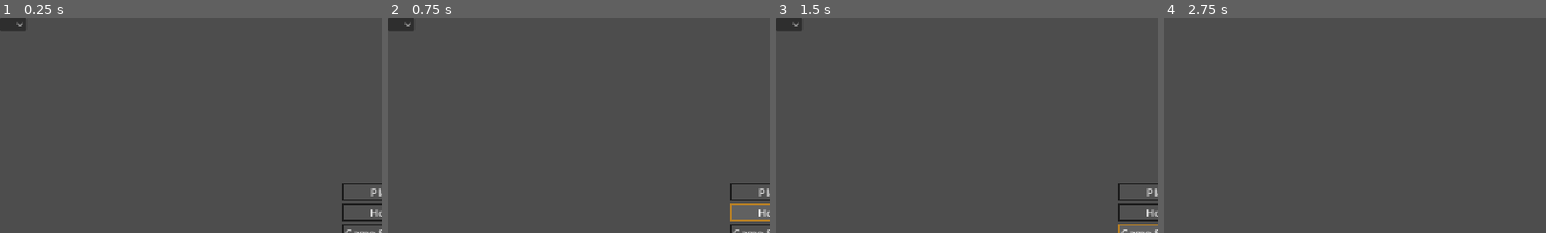
Above: before the commit, frames 1-4 (left to right).
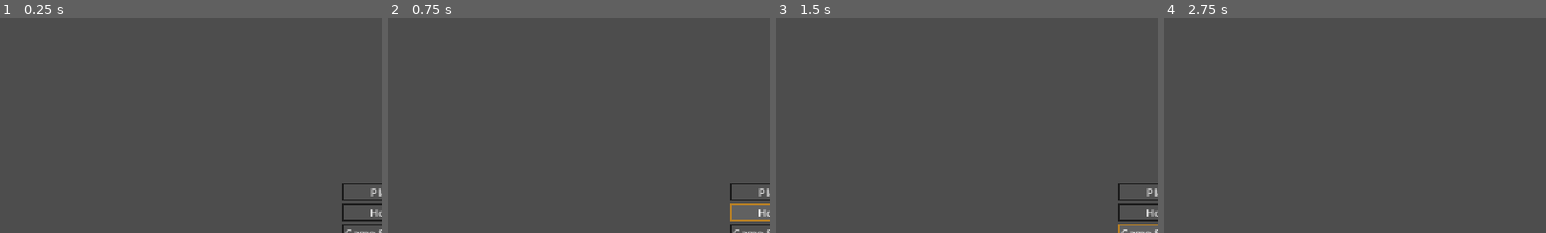
Above: after the commit, the same moments.

Repository: yeet230/multiplayer-base
Game: Godot game, scene res://Scenes/3D/Levels/Game.tscn
The game is run twice, just before and just after one commit, with the same random seed, the same clock (stepped at 60 frames per second) and the same inputs.
Inputs:
- Up to frame 1 (0.25 s): no input
- Up to frame 2 (0.75 s): click "Host" at 0.5 s
- Up to frame 3 (1.5 s): click "Game Settings" at 1.25 s
- Up to frame 4 (2.75 s): click "DevLevel" at 2 s
The pictures show only the part of the screen within x 0-50%, y 0-50%; the shares and areas given below are measured in that part.

The runs differ from the first frame. In frame 1, 0.4% of the frame differs, in the area x 0-7%, y 0-6%; in frame 2, 0.4%; in frame 3, 0.4%; in frame 4, nothing differs.

Commit message:
Centralize enums and add host setup scene
Move shared server, player, map, error, and weapon enums into the Enum class and update references. Add an initial host setup scene with a map selector and reorganize the main menu.

Diff:
--- /dev/null
+++ b/Scenes/2D/Menu's/HostMenuSetup.tscn
@@ -0,0 +1,27 @@
+[gd_scene format=3 uid="uid://d0okxry2sj1hu"]
+
+[ext_resource type="Script" uid="uid://defv8fl3bnyrk" path="res://Scripts/Menu's/HostmenuSetup.gd" id="1_kv2et"]
+
+[node name="Control" type="Control" unique_id=2097086261]
+layout_mode = 3
+anchors_preset = 15
+anchor_right = 1.0
+anchor_bottom = 1.0
+grow_horizontal = 2
+grow_vertical = 2
+script = ExtResource("1_kv2et")
+
+[node name="VBoxContainer" type="VBoxContainer" parent="." unique_id=1954890131]
+layout_mode = 0
+offset_right = 40.0
+offset_bottom = 40.0
+
+[node name="Map" type="OptionButton" parent="VBoxContainer" unique_id=866651488]
+layout_mode = 2
+
+[node name="OptionButton2" type="OptionButton" parent="VBoxContainer" unique_id=1418073862]
+layout_mode = 2
+
+[node name="Button" type="Button" parent="VBoxContainer" unique_id=1426162596]
+layout_mode = 2
+text = "Host"
--- a/Scenes/2D/Menu's/MainMenu.tscn
+++ b/Scenes/2D/Menu's/MainMenu.tscn
@@ -11,7 +11,10 @@
 
 [node name="MenuItems" type="CanvasLayer" parent="." unique_id=1925073819]
 
-[node name="Menu" type="Control" parent="MenuItems" unique_id=1640040799]
+[node name="ClientMenu" parent="MenuItems" unique_id=484369215 instance=ExtResource("2_eiy7p")]
+visible = false
+
+[node name="MainMenu" type="Control" parent="MenuItems" unique_id=1640040799]
 layout_mode = 3
 anchors_preset = 15
 anchor_right = 1.0
@@ -20,7 +23,7 @@
 grow_vertical = 2
 theme = ExtResource("1_0nft5")
 
-[node name="MainMenu" type="VBoxContainer" parent="MenuItems/Menu" unique_id=696036975]
+[node name="MainMenuVBox" type="VBoxContainer" parent="MenuItems/MainMenu" unique_id=696036975]
 layout_mode = 1
 anchors_preset = 8
 anchor_left = 0.5
@@ -34,35 +37,28 @@
 grow_horizontal = 2
 grow_vertical = 2
 
-[node name="Play" type="Button" parent="MenuItems/Menu/MainMenu" unique_id=279220662]
+[node name="Play" type="Button" parent="MenuItems/MainMenu/MainMenuVBox" unique_id=279220662]
 layout_mode = 2
 text = "Play"
 
-[node name="Host" type="Button" parent="MenuItems/Menu/MainMenu" unique_id=418394136]
+[node name="Host" type="Button" parent="MenuItems/MainMenu/MainMenuVBox" unique_id=418394136]
 layout_mode = 2
 text = "Host"
 
-[node name="GameSettings" type="Button" parent="MenuItems/Menu/MainMenu" unique_id=1149132878]
+[node name="GameSettings" type="Button" parent="MenuItems/MainMenu/MainMenuVBox" unique_id=1149132878]
 layout_mode = 2
 text = "Game Settings"
 
-[node name="QuickJoin" type="Button" parent="MenuItems/Menu/MainMenu" unique_id=1839017426]
+[node name="QuickJoin" type="Button" parent="MenuItems/MainMenu/MainMenuVBox" unique_id=1839017426]
 layout_mode = 2
 text = "DevLevel"
 
-[node name="Quit" type="Button" parent="MenuItems/Menu/MainMenu" unique_id=1955174501]
+[node name="Quit" type="Button" parent="MenuItems/MainMenu/MainMenuVBox" unique_id=1955174501]
 layout_mode = 2
 text = "Quit
 "
 
-[node name="ClientMenu" parent="MenuItems/Menu" unique_id=484369215 instance=ExtResource("2_eiy7p")]
-visible = false
-layout_mode = 1
-
-[node name="OptionButton" type="OptionButton" parent="MenuItems" unique_id=31367981]
-item_count = 1
-popup/item_0/id = 0
-
-[connection signal="pressed" from="MenuItems/Menu/MainMenu/Play" to="." method="_on_play_pressed"]
-[connection signal="pressed" from="MenuItems/Menu/MainMenu/QuickJoin" to="." method="_on_quick_join_pressed"]
-[connection signal="pressed" from="MenuItems/Menu/MainMenu/Quit" to="." method="_on_quit_pressed"]
+[connection signal="pressed" from="MenuItems/MainMenu/MainMenuVBox/Play" to="." method="_on_play_pressed"]
+[connection signal="pressed" from="MenuItems/MainMenu/MainMenuVBox/Host" to="." method="_on_host_pressed"]
+[connection signal="pressed" from="MenuItems/MainMenu/MainMenuVBox/QuickJoin" to="." method="_on_quick_join_pressed"]
+[connection signal="pressed" from="MenuItems/MainMenu/MainMenuVBox/Quit" to="." method="_on_quit_pressed"]
--- a/Scripts/Actors/Player/Handler's/PlayerWeaponManager.gd
+++ b/Scripts/Actors/Player/Handler's/PlayerWeaponManager.gd
@@ -24,7 +24,7 @@
 
 var fireMode: WEAPON_BEHAVIOR
 var reloadType: RELOAD_TYPE
-var weaponId: Global.WEAPON_ID
+var weaponId: Enum.WEAPON_ID
 var weaponName: String
 
 var maxRange: float = 100.0
@@ -49,7 +49,7 @@
 var reloadTimer: Timer
 var fireTimer: Timer
 
-func _equip_new_weapon(newWeapon : Global.WEAPON_ID) -> void:
+func _equip_new_weapon(newWeapon : Enum.WEAPON_ID) -> void:
 	if !multiplayer.is_server():
 		server_update_equipped_weapon.rpc_id(1, newWeapon)
 
@@ -58,11 +58,11 @@
 	load_weapon_data()
 
 	if multiplayer.is_server():
-		print(Global.WEAPON_ID.find_key(newWeapon))
+		print(Enum.WEAPON_ID.find_key(newWeapon))
 
 
 @rpc("any_peer", "call_remote", "reliable")
-func server_update_equipped_weapon(newWeapon : Global.WEAPON_ID) -> void:
+func server_update_equipped_weapon(newWeapon : Enum.WEAPON_ID) -> void:
 	_equip_new_weapon(newWeapon)
 
 func load_weapon_data() -> void:
--- a/Scripts/Actors/Player/PlayerController.gd
+++ b/Scripts/Actors/Player/PlayerController.gd
@@ -15,7 +15,7 @@
 	Global.clientPlayer = self
 	_instantiate_UI()
 
-	weaponManager._equip_new_weapon(Global.WEAPON_ID.AK_47)
+	weaponManager._equip_new_weapon(Enum.WEAPON_ID.AK_47)
 
 func _physics_process(delta: float) -> void:
 	if !is_multiplayer_authority(): return
--- a/Scripts/Autoloads/Global.gd
+++ b/Scripts/Autoloads/Global.gd
@@ -1,44 +1,22 @@
 extends Node
 
-enum ERROR_CODES {
-	ERR_FAILED_TO_START_SERVER,
-	ERR_,
-}
-
-enum MAPS {
-	DEV,
-	MAIN
-}
-
-enum WEAPON_ID {
-	AK_47,
-	P90,
-	MP5,
-	AR_15,
-	MK_12,
-	SMG12 = 1000,
-	DEAGLE,
-	M191,
-
-}
-
-const primaryWeapons: Array[WEAPON_ID] = [
-	WEAPON_ID.AK_47,
-	WEAPON_ID.P90,
-	WEAPON_ID.MP5,
-	WEAPON_ID.MK_12,
-	WEAPON_ID.AR_15,
+const primaryWeapons: Array[Enum.WEAPON_ID] = [
+	Enum.WEAPON_ID.AK_47,
+	Enum.WEAPON_ID.P90,
+	Enum.WEAPON_ID.MP5,
+	Enum.WEAPON_ID.MK_12,
+	Enum.WEAPON_ID.AR_15,
 ]
 
-const secondaryWeapons: Array[WEAPON_ID] = [
-	WEAPON_ID.DEAGLE ,
-	WEAPON_ID.SMG12 ,
-	WEAPON_ID.M191 ,
-	#WEAPON_ID. ,
+const secondaryWeapons: Array[Enum.WEAPON_ID] = [
+	Enum.WEAPON_ID.DEAGLE ,
+	Enum.WEAPON_ID.SMG12 ,
+	Enum.WEAPON_ID.M191 ,
+	#Enum.WEAPON_ID. ,
 ]
 
-var levels: Dictionary[MAPS, PackedScene]
-var weaponData: Dictionary[WEAPON_ID, WeaponData]
+var levels: Dictionary[Enum.MAPS, PackedScene]
+var weaponData: Dictionary[Enum.WEAPON_ID, WeaponData]
 
 var PlayerStartingHealth: float = 100
 var mouseSens: float = 0.002
@@ -49,24 +27,24 @@
 
 func _ready() -> void:
 	levels = {
-		MAPS.DEV : preload("res://Scenes/3D/Levels/Dev/Dev.tscn"),
-		MAPS.MAIN : preload("res://Scenes/3D/Levels/LevelOne.tscn"),
+		Enum.MAPS.DEV : preload("res://Scenes/3D/Levels/Dev/Dev.tscn"),
+		Enum.MAPS.MAIN : preload("res://Scenes/3D/Levels/LevelOne.tscn"),
 	}
 
 	weaponData = {
-		WEAPON_ID.AK_47 : preload("res://Resources/Weapon System/Primary/ak_47.tres"),
+		Enum.WEAPON_ID.AK_47 : preload("res://Resources/Weapon System/Primary/ak_47.tres"),
 	}
 
 
 
-func get_level(levelId : MAPS) -> PackedScene:
+func get_level(levelId : Enum.MAPS) -> PackedScene:
 	var result: PackedScene = levels[levelId]
 	return result
 
 
 
-func throw_error(errCode : ERROR_CODES, text : String = "") -> void:
-	var errorKey: String = str(ERROR_CODES.find_key(errCode))
+func throw_error(errCode : Enum.ERROR_CODES, text : String = "") -> void:
+	var errorKey: String = str(Enum.ERROR_CODES.find_key(errCode))
 	var formattedString: String = str(errorKey, " : ", errCode, "\n", text )
 	assert(false, formattedString)
 
--- a/Scripts/Autoloads/MultiplayerManager.gd
+++ b/Scripts/Autoloads/MultiplayerManager.gd
@@ -2,43 +2,18 @@
 
 @warning_ignore_start("unused_signal")
 
-signal serverSettingsConfirmed(level : Global.MAPS)
+signal serverSettingsConfirmed(level : Enum.MAPS)
 signal chatRecieved(chat : String)
 signal updateSharedPlayerData(data : Dictionary)
 
 const SERVER_PORT: int = 39286
 
-enum SERVER_DATA {
-	LEVEL,
-	PORT,
-	SPAWN_PLAYER,
-	USED_USERNAMES,
-}
-
-enum PLAYER_DATA {
-	HEALTH,
-	KILLS,
-	DEATHS,
-	SCORE,
-	AMMO,
-	USERNAME,
-	LIFE_ID,
-	PRIMARY_WEAPON,
-	SECONDARY_WEAPON,
-	GADGET,
-	ABILITY,
-	ACTIVE_WEAPON,
-}
-
 var serverDamageMulti: float = 1.0
 var commandStarter: String
 var serverStoredPlayerData: Dictionary[int, Dictionary]
-var serverData: Dictionary[SERVER_DATA, Variant]
-
-#@onready var gameController: Node = Global.gameController
+var serverData: Dictionary[Enum.SERVER_DATA, Variant]
 
 func _ready() -> void:
-	#push_warning("i am the server :0")
 	multiplayer.peer_connected.connect(_server_handle_player_join)
 	multiplayer.peer_disconnected.connect(_server_handle_player_leave)
 	pass
@@ -50,21 +25,21 @@
 			return player
 	return null
 
-func get_player_weapon(playerId : int) -> Global.WEAPON_ID:
-	var result:Global.WEAPON_ID = serverStoredPlayerData[playerId][PLAYER_DATA.ACTIVE_WEAPON]
+func get_player_weapon(playerId : int) -> Enum.WEAPON_ID:
+	var result: Enum.WEAPON_ID = serverStoredPlayerData[playerId][Enum.PLAYER_DATA.ACTIVE_WEAPON]
 	return result
 
 func get_player_health(playerId : int) -> float:
-	var result: float = serverStoredPlayerData[playerId][PLAYER_DATA.HEALTH]
+	var result: float = serverStoredPlayerData[playerId][Enum.PLAYER_DATA.HEALTH]
 	return result
 
 func start_server(data : Dictionary) -> void:
 	var peer: ENetMultiplayerPeer = ENetMultiplayerPeer.new()
 	var err: Error = peer.create_server(SERVER_PORT)
-	var level: Global.MAPS = data[SERVER_DATA.LEVEL]
+	var level: Enum.MAPS = data[Enum.SERVER_DATA.LEVEL]
 
 	if err != OK:
-		var errCode: Global.ERROR_CODES = Global.ERROR_CODES.ERR_FAILED_TO_START_SERVER
+		var errCode: Enum.ERROR_CODES = Enum.ERROR_CODES.ERR_FAILED_TO_START_SERVER
 		Global.throw_error(errCode, "%s" % err)
 		return
 
@@ -90,9 +65,9 @@
 
 func create_player_data(peerId : int) -> void:
 	serverStoredPlayerData[peerId] = {
-		PLAYER_DATA.HEALTH : 100,
-		PLAYER_DATA.LIFE_ID : 0,
-		PLAYER_DATA.ACTIVE_WEAPON : Global.WEAPON_ID.AK_47
+		Enum.PLAYER_DATA.HEALTH : 100,
+		Enum.PLAYER_DATA.LIFE_ID : 0,
+		Enum.PLAYER_DATA.ACTIVE_WEAPON : Enum.WEAPON_ID.AK_47
 	}
 
 
@@ -111,16 +86,16 @@
 
 	serverStoredPlayerData.erase(peerId)
 
-func set_player_server_data(playerId : int, newValue : Variant, key : PLAYER_DATA) -> void:
+func set_player_server_data(playerId : int, newValue : Variant, key : Enum.PLAYER_DATA) -> void:
 	serverStoredPlayerData[playerId][key] = newValue
 
 func _handle_player_hit(shootingPlayerId : int, hitPlayerId : int) -> void:
-	var weapon: Global.WEAPON_ID = get_player_weapon(shootingPlayerId)
+	var weapon: Enum.WEAPON_ID = get_player_weapon(shootingPlayerId)
 	var weaponDamage: float = WeaponData.get_weapon_damage(weapon)
 	var hitPlayerCurHealth: float = get_player_health(hitPlayerId)
 	var hitPlayerNewHealth: float = hitPlayerCurHealth - (weaponDamage * serverDamageMulti)
 
-	set_player_server_data(hitPlayerId, hitPlayerNewHealth, PLAYER_DATA.HEALTH)
+	set_player_server_data(hitPlayerId, hitPlayerNewHealth, Enum.PLAYER_DATA.HEALTH)
 	update_health.rpc_id(hitPlayerId, hitPlayerNewHealth)
 
 @rpc("any_peer", "call_remote", "reliable")
@@ -148,7 +123,7 @@
 @rpc("any_peer", "call_remote", "reliable")
 func player_reload() -> void:
 	var playerId: int = multiplayer.get_remote_sender_id()
-	var weaponId: Global.WEAPON_ID = get_player_weapon(playerId)
+	var weaponId: Enum.WEAPON_ID = get_player_weapon(playerId)
 	var reloadTime: float = WeaponData.get_weapon_reload_time(weaponId)
 
 
--- /dev/null
+++ b/Scripts/Custom Nodes/Enum.gd
@@ -0,0 +1,45 @@
+class_name Enum extends Node
+
+enum SERVER_DATA {
+	LEVEL,
+	PORT,
+	SPAWN_PLAYER,
+	USED_USERNAMES,
+}
+
+enum PLAYER_DATA {
+	HEALTH,
+	KILLS,
+	DEATHS,
+	SCORE,
+	AMMO,
+	USERNAME,
+	LIFE_ID,
+	PRIMARY_WEAPON,
+	SECONDARY_WEAPON,
+	GADGET,
+	ABILITY,
+	ACTIVE_WEAPON,
+}
+
+enum ERROR_CODES {
+	ERR_FAILED_TO_START_SERVER,
+	ERR_,
+}
+
+enum MAPS {
+	DEV,
+	MAIN
+}
+
+enum WEAPON_ID {
+	AK_47,
+	P90,
+	MP5,
+	AR_15,
+	MK_12,
+	SMG12 = 1000,
+	DEAGLE,
+	M191,
+
+}
--- a/Scripts/MainLevel.gd
+++ b/Scripts/MainLevel.gd
@@ -14,7 +14,7 @@
 
 
 
-func spawn_level(newLevel : Global.MAPS) -> void:
+func spawn_level(newLevel : Enum.MAPS) -> void:
 	_destroy_current_level()
 	_spawn_new_level(newLevel)
 	print("Level Spawned")
@@ -24,7 +24,7 @@
 	for child in %LevelContainer.get_children():
 		child.queue_free()
 
-func _spawn_new_level(newLevel : Global.MAPS = Global.MAPS.DEV) -> void:
+func _spawn_new_level(newLevel : Enum.MAPS = Enum.MAPS.DEV) -> void:
 	var levelScene: PackedScene = Global.get_level(newLevel)
 	%LevelContainer.add_child(levelScene.instantiate())
 
--- /dev/null
+++ b/Scripts/Menu's/HostmenuSetup.gd
@@ -0,0 +1,13 @@
+extends Control
+
+@onready var mapSelector: OptionButton = $VBoxContainer/Map
+
+# Called when the node enters the scene tree for the first time.
+func _ready() -> void:
+	for map in Enum.MAPS:
+		mapSelector.add_item(Enum.MAPS.find_key(map), map)
+
+
+# Called every frame. 'delta' is the elapsed time since the previous frame.
+func _process(delta: float) -> void:
+	pass
--- a/Scripts/Menu's/MainMenu.gd
+++ b/Scripts/Menu's/MainMenu.gd
@@ -12,15 +12,17 @@
 
 
 func _on_host_pressed() -> void:
-	MultiplayerManager.start_server({})
+	pass
+
+	#MultiplayerManager.start_server({})
 
 func _auto_mode_set() -> void:
 	if OS.has_feature("dedicated_server"):
 		print("Starting Dedicated Server Automaticlly")
 		push_warning("I am the server")
 		var data: Dictionary = {
-			MultiplayerManager.SERVER_DATA.LEVEL : Global.MAPS.DEV,
-			MultiplayerManager.SERVER_DATA.PORT : MultiplayerManager.SERVER_PORT,
+			Enum.SERVER_DATA.LEVEL : Enum.MAPS.DEV,
+			Enum.SERVER_DATA.PORT : MultiplayerManager.SERVER_PORT,
 		}
 
 		MultiplayerManager.start_server.call_deferred(data)
--- a/Scripts/WeaponData.gd
+++ b/Scripts/WeaponData.gd
@@ -14,7 +14,7 @@
 @export var loadedAmmo: int
 
 @export_subgroup("Enum's")
-@export var weaponGlobalId: Global.WEAPON_ID
+@export var weaponGlobalId: Enum.WEAPON_ID
 @export var fireMode: WeaponManager.WEAPON_BEHAVIOR
 @export var reloadType: WeaponManager.RELOAD_TYPE
 
@@ -35,14 +35,14 @@
 @export var meshRotation: Vector3
 
 
-static func get_weapon_damage(weaponId : Global.WEAPON_ID) -> float:
+static func get_weapon_damage(weaponId : Enum.WEAPON_ID) -> float:
 	var result: float = Global.weaponData[weaponId].damage
 	return result
 
-static func get_weapon_data(weaponId : Global.WEAPON_ID) -> WeaponData:
+static func get_weapon_data(weaponId : Enum.WEAPON_ID) -> WeaponData:
 	var result: WeaponData = Global.weaponData[weaponId]
 	return result
 
-static func get_weapon_reload_time(weaponId : Global.WEAPON_ID) -> float:
+static func get_weapon_reload_time(weaponId : Enum.WEAPON_ID) -> float:
 	var result: float = Global.weaponData[weaponId].reloadSpeed
 	return result
Not shown, added: Scripts/Custom Nodes/Enum.gd.uid
Not shown, added: Scripts/Menu's/HostmenuSetup.gd.uid
